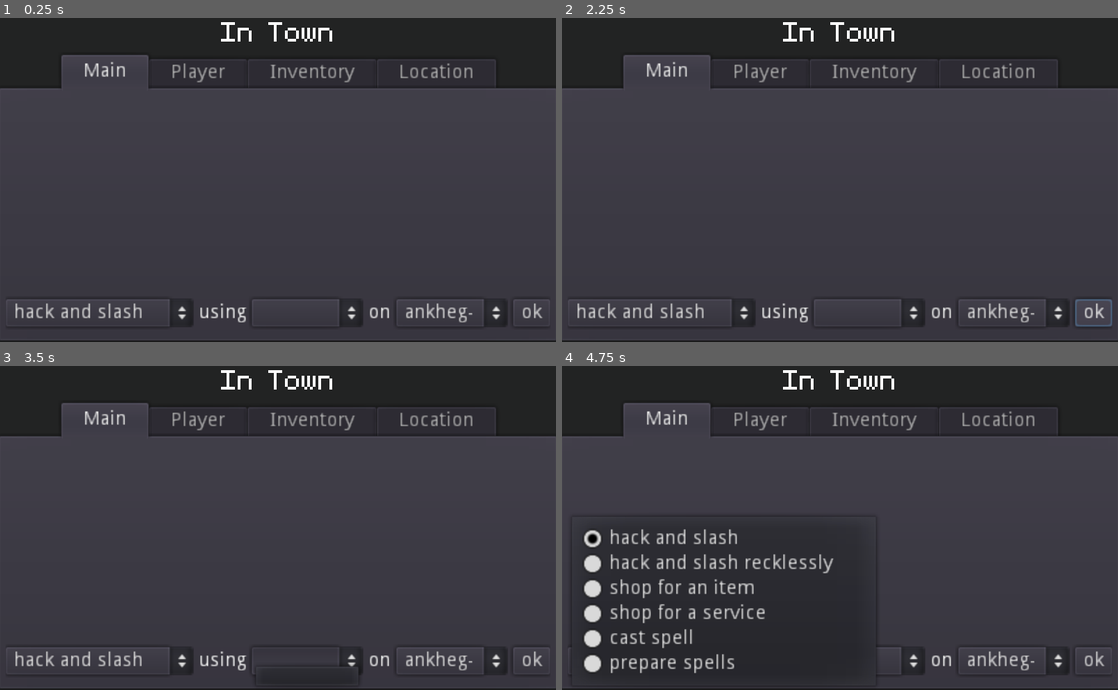
Above: before the commit, frames 1-4 (two rows, left to right).
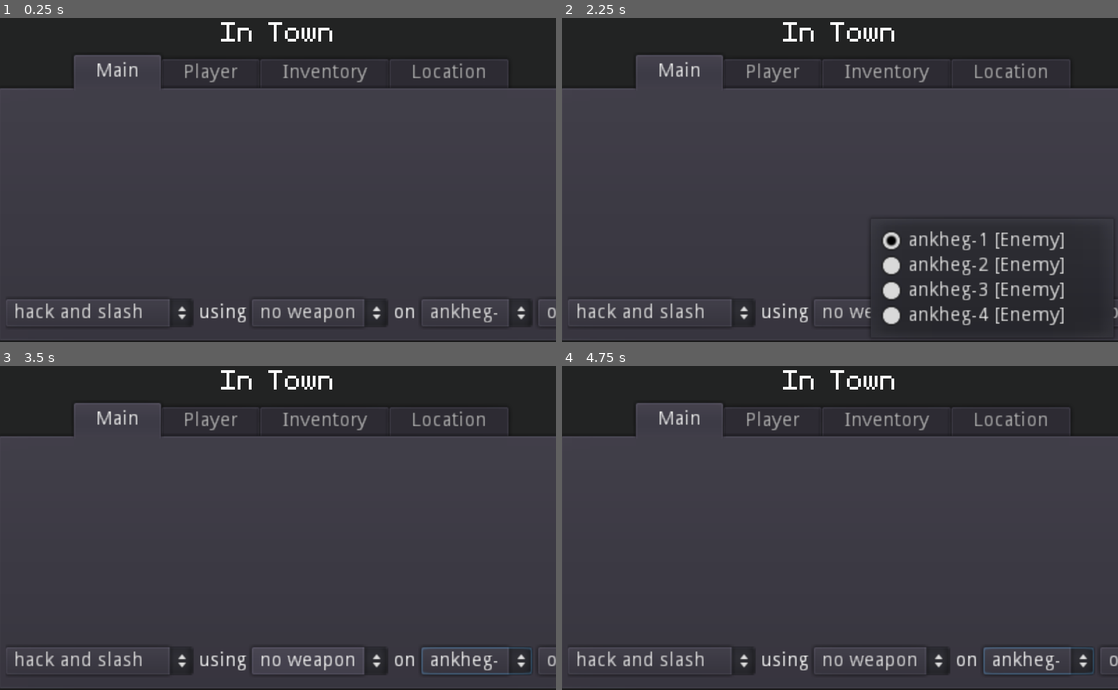
Above: after the commit, the same moments.

Repository: dyerjos/Secret-Santa-2021
Game: Godot game, scene res://Gameplay.tscn
Same seed, same stepped clock (60 frames per second), same inputs: the game is played once before the commit and once after it. This scene is started directly instead of the project's main scene.
Inputs (mouse positions are in pixels of both pictures, inside the frame that each line leads up to; where the layout moved, square brackets give the same spot in the first picture):
- Up to frame 1 (0.25 s): no input
- Up to frame 2 (2.25 s): click "hack and slash" at 0.5 s; click (1095, 312) at 1.25 s, where only the run before the commit has a clickable "ok"; click (1095, 312) at 2 s, where only the run before the commit has a clickable "ok"
- Up to frame 3 (3.5 s): click (316, 660) [305, 660] at 2.75 s
- Up to frame 4 (4.75 s): click "ankheg-1 [Enemy]" (after the commit: "ankheg-4 [Enemy]") at 3.5 s; click "hack and slash" at 4.25 s

The runs differ from the first frame. In frame 1, 2.9% of the frame differs, in the area x 11-100%, y 11-96%; in frame 2, 5.7%; in frame 3, 3.4%; in frame 4, 8.0%, in the area x 1-100%, y 11-96%.
Error before the commit: Parse Error: The identifier "add_to_spellbook" isn't declared in the current scope. (res://global/Items.gd:3231)
Error after the commit: Invalid operands 'String' and 'int' in operator '+'. (res://global/CharacterSheet.gd:204)

Commit message:
sell item move

Diff:
--- a/Gameplay.gd
+++ b/Gameplay.gd
@@ -110,13 +110,20 @@
 			for item in Items.master_list:
 				available_weapons.append(item)
 				var cost = item["coin"] if item["coin"] else ""
-				weapon_options.add_item(item["name"] + "-" + String(cost))
+				weapon_options.add_item(item["name"] + " - " + String(cost))
 		"shop for a service":
 			print("selecting a service to buy")
 			for service in Services.master_service_list:
 				available_weapons.append(service)
 				var cost = service["coin"] if service["coin"] else ""
-				weapon_options.add_item(service["name"] + "-" + String(cost))
+				weapon_options.add_item(service["name"] + " - " + String(cost))
+		"sell an item":
+			print("selecting an item to sell")
+			for item in CharacterSheet.player_inventory:
+				if item["coin"]:
+					available_weapons.append(item)
+					var cost = item["coin"] if item["coin"] else ""
+					weapon_options.add_item(item["name"] + " - " + String(cost))
 		_:
 			print("unknown: selected %s" % selected_move)
 	selected_item = available_weapons[0]
@@ -147,6 +154,8 @@
 	# target_options.add_item("[Self]")
 
 func populate_inventory_list():
+	if inventory_list.get_item_count() > 0:
+		inventory_list.clear()
 	for item in CharacterSheet.player_inventory:
 		inventory_list.add_item(item["name"])
 
@@ -233,8 +242,14 @@
 		# 	#TODO: not implemented yet
 		"shop for an item":
 			selected_move["execute"].call_func(selected_item)
+			populate_inventory_list()
 		"shop for a service":
 			selected_move["execute"].call_func(selected_item)
+			populate_inventory_list()
+		"sell an item":
+			selected_move["execute"].call_func(selected_item)
+			popluate_weapon_options()
+			populate_inventory_list()
 		"recover":
 			selected_move["execute"].call_func()
 			# days
@@ -341,6 +356,9 @@
 			using_weapon_against_target_setter(false, true, false, false)
 			popluate_weapon_options()
 		"shop for a service":
+			using_weapon_against_target_setter(false, true, false, false)
+			popluate_weapon_options()
+		"sell an item":
 			using_weapon_against_target_setter(false, true, false, false)
 			popluate_weapon_options()
 		"recover":
@@ -395,6 +413,10 @@
 		"shop for a service":
 			print("selecting a service at the given index for 'shop for a service'")
 			selected_item = Services.master_service_list[index]
+			print("selected: %s" % selected_item["name"])
+		"sell an item":
+			print("selecting an item to sell")
+			selected_item = CharacterSheet.player_inventory[index]
 			print("selected: %s" % selected_item["name"])
 		_:
 			print("move %s is not yet implemented for weapon item selected action." % selected_move["name"])
--- a/global/Items.gd
+++ b/global/Items.gd
@@ -3228,7 +3228,7 @@
 			treasure["coins"] +=  Utilities.roll_dice_for_total(5, 400)
 		15:
 			print("learning new spell")
-			if add_to_spellbook in Moves.wizard_common_moves:
+			if "add_to_spellbook" in Moves.wizard_common_moves.keys():
 				Moves.add_to_spellbook_fn()
 			else:
 				print("add_to_spellbook not enabled so roll again")
@@ -3244,8 +3244,8 @@
 		17:
 			print("found a missing item if there is a missing item")
 			if CharacterSheet.missing_items.size() > 0:
+				var missing_item = CharacterSheet.missing_items.duplicate(true).shuffle().pop_back()
 				print("found missing item: %s" % missing_item)
-				var missing_item = CharacterSheet.missing_items.duplicate(true).shuffle().pop_back()
 				assert(missing_item != null)
 				treasure["special_items"].append(CharacterSheet.missing_items.duplicate(true).shuffle().pop_back())
 			else:
--- a/global/Moves.gd
+++ b/global/Moves.gd
@@ -346,6 +346,19 @@
 	"type" : "special",
 	"description" : "When you go to buy something with gold on hand, if it's something readily available in the settlement you're in, you can buy it at market price.",
 	"execute" : funcref(self, "shop_for_an_item_fn")
+	}
+
+func sell_an_item_fn(item_selected):
+	print("item value: %s" % item_selected["coin"])
+	CharacterSheet.player_coins += item_selected["coin"]
+	var inventory_size = CharacterSheet.player_inventory.size()
+	CharacterSheet.player_inventory.erase(item_selected)
+	assert(inventory_size > CharacterSheet.player_inventory.size())
+var sell_an_item = {
+	"name" : "sell an item",
+	"type" : "special",
+	"description" : "Sell an item at market price.",
+	"execute" : funcref(self, "sell_an_item_fn")
 	}
 
 func shop_for_a_service_fn(service_selected):
@@ -677,6 +690,7 @@
 	# undertake_perilous_journey, #TODO: implement later
 	shop_for_an_item,
 	shop_for_a_service,
+	sell_an_item,
 	recover,
 	# recruit, #TODO: implement later
 	# outstanding_warrants, #TODO: implement later
@@ -761,6 +775,9 @@
 			"shop for a service":
 				if CharacterSheet.player_in_battle == false and CharacterSheet.player_in_town == true:
 					valid_moves.append(move)
+			"sell an item":
+				if CharacterSheet.player_in_battle == false and CharacterSheet.player_in_town == true:
+					valid_moves.append(move)
 			"recover":
 				pass
 			"recruit":
